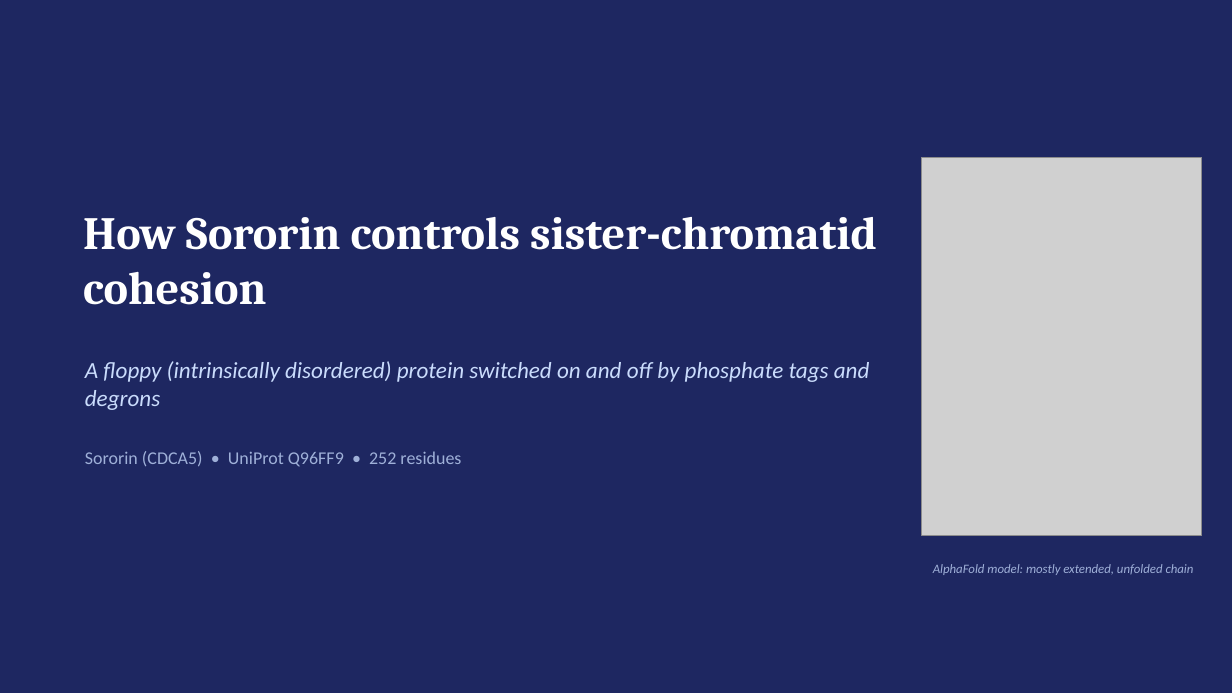
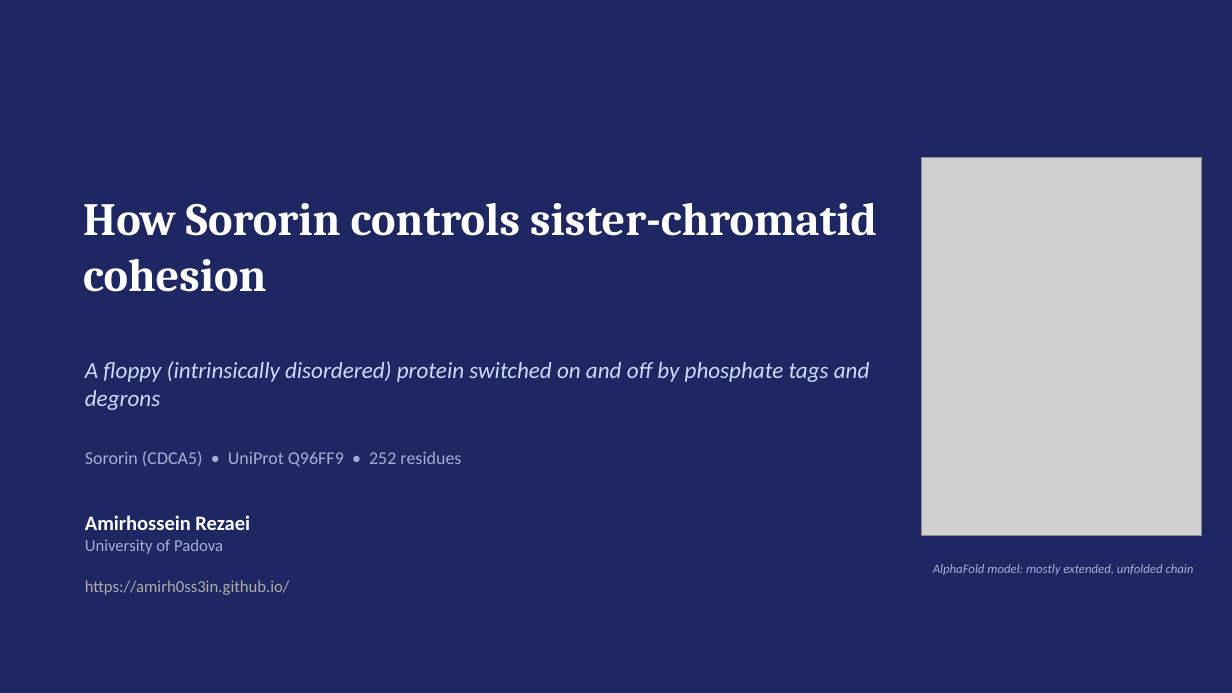
Before and after one commit to amirh0ss3in/Sororin_project, a slide deck: slide 1 of Sororin_mechanism_flowchart.pptx. Drawn at 1232x693 pixels with LibreOffice and Linux fonts; fonts in the diff are those of the drawing; grey boxes stand for pictures. Boxes give left, top, right and bottom in pixels: in the first picture for what was removed or moved away, otherwise in the second. Text is boxed around its words. In the diff, an @@ line names an element or a change of style, - is before the commit and + after.

Commit message:
PPT finished

```diff
--- a/Sororin_mechanism_flowchart.pptx
+++ b/Sororin_mechanism_flowchart.pptx
@@ text "How Sororin controls sister-chromatid cohesion": place and size @@
-text "How Sororin controls sister-chromatid cohesion" at bbox=[83, 217, 877, 305]
+text "How Sororin controls sister-chromatid cohesion" at bbox=[83, 203, 877, 292]
@@ text added at bbox=[85, 515, 289, 595], 13 pt, text #AFABAB @@
+Amirhossein Rezaei
+University of Padova
+https://amirh0ss3in.github.io/
```
Also in this commit, not shown: 2 slides added, 4 other files.
